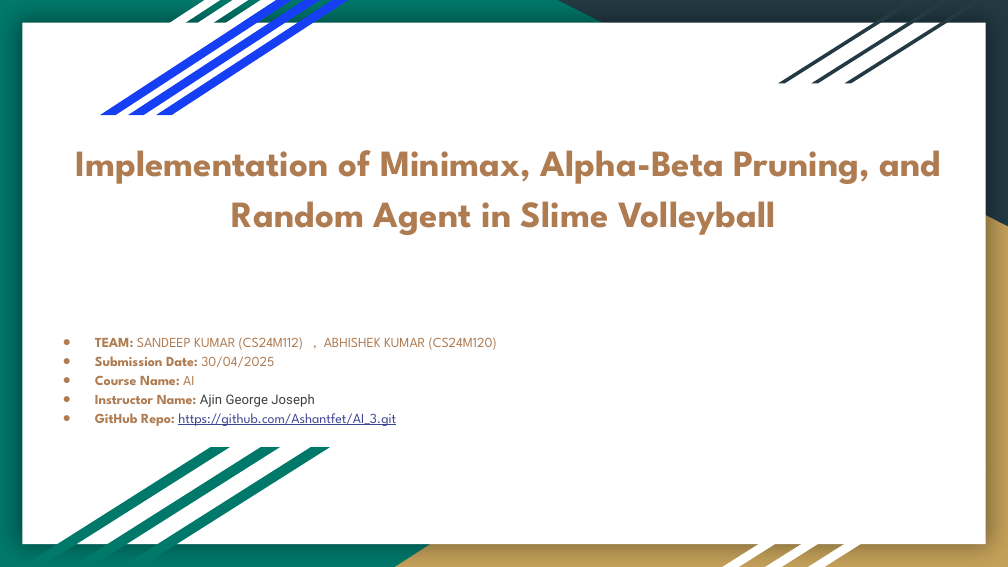
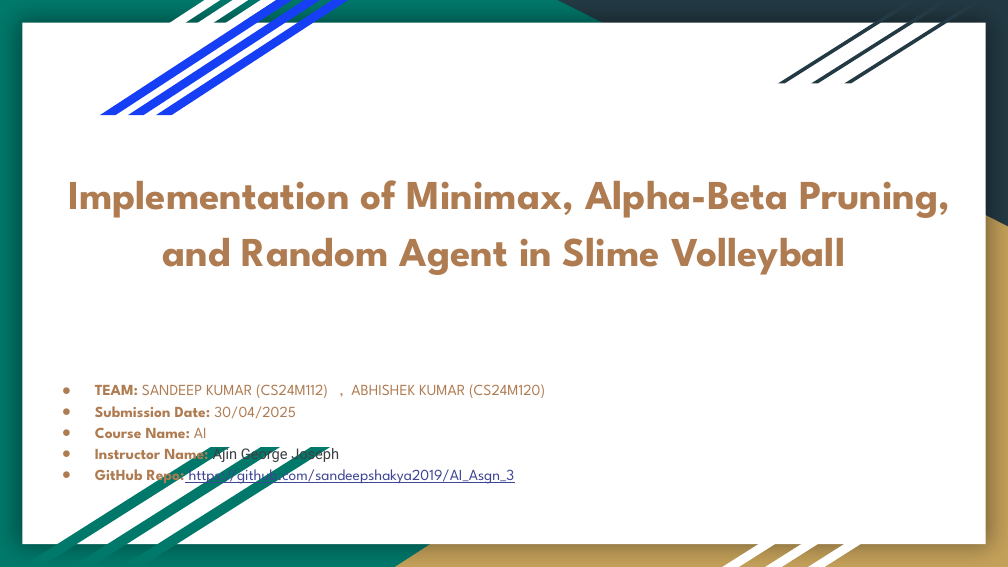
Before and after one commit to sandeepshakya2019/AI_Asgn_3, a slide deck: slide 1 of AI_Asgn3.pptx. Drawn at 1008x567 pixels with LibreOffice and Linux fonts; fonts in the diff are those of the drawing. Boxes give left, top, right and bottom in pixels: in the first picture for what was removed or moved away, otherwise in the second. Text is boxed around its words. In the diff, an @@ line names an element or a change of style, - is before the commit and + after.

Commit message:
Changes

```diff
--- a/AI_Asgn3.pptx
+++ b/AI_Asgn3.pptx
@@ title at box(68, 180, 950, 465): size 26.4 to 29.3 pt in "Implementation of Minimax, Alpha-Beta Pruning, and Random ..."; size 9.9 to 11 pt in "TEAM: SANDEEP KUMAR (CS24M112) , ABHISHEK KUMAR ...", "Submission Date: 30/04/2025", "Course Name: AI", "Instructor Name:"; size 9.4 to 10.5 pt in "Ajin George Joseph"; indent changed @@
@@ title at box(95, 465, 515, 486): text changed; size 9.9 to 11 pt @@
-● GitHub Repo: https://github.com/Ashantfet/AI_3.git
+● GitHub Repo: https://github.com/sandeepshakya2019/AI_Asgn_3
```
Also in this commit, not shown: 2 other slides changed.
